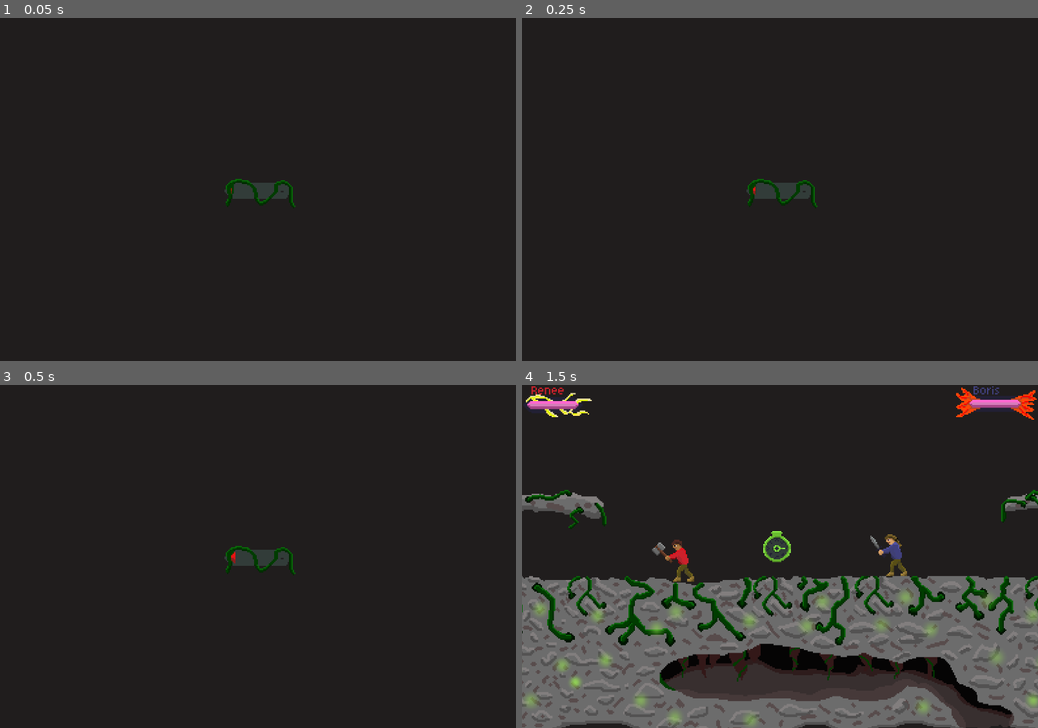
Above: before the commit, frames 1-4 (two rows, left to right).
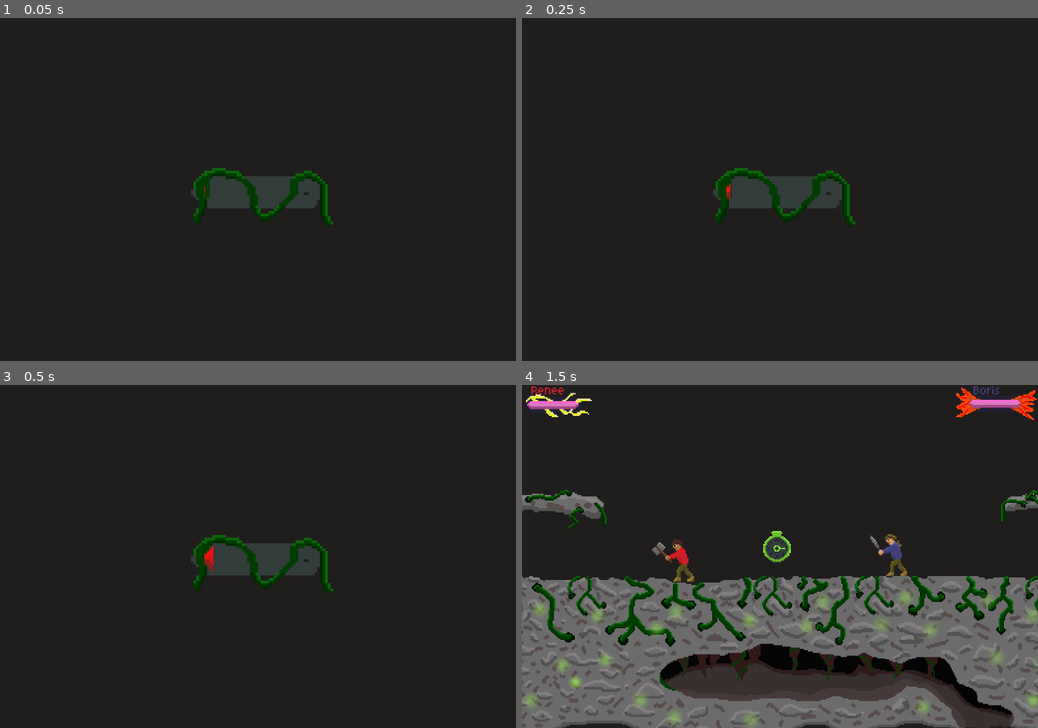
Above: after the commit, the same moments.

Repository: Justiniscoding/HavenHamilton
Game: Godot game, scene res://Scenes/Countdown.tscn
Same seed, same stepped clock (60 frames per second), same inputs: the game is played once before the commit and once after it. This scene is started directly instead of the project's main scene. Sound files missing from this copy of the repository are replaced by a short silence.
Inputs:
- Up to frame 1 (0.05 s): no input
- Up to frame 2 (0.25 s): no input
- Up to frame 3 (0.5 s): no input
- Up to frame 4 (1.5 s): tap Enter (Set1) at 0.5, 0.6, 1.35 s

The runs differ from the first frame. In frame 1, 2.4% of the frame differs, in the area x 37-65%, y 43-61%; in frame 2, 2.4%; in frame 3, 2.4%; in frame 4, nothing differs.
Error in both runs: Cannot call method 'connect' on a null value. (res://Scripts/game.gd:10)

Commit message:
fixed camera

Diff:
--- a/Scenes/BorrisWins.tscn
+++ b/Scenes/BorrisWins.tscn
@@ -72,3 +72,4 @@
 frame_progress = 1.0
 
 [node name="Camera2D" type="Camera2D" parent="." unique_id=1666576540]
+zoom = Vector2(1.2, 1.2)
--- a/Scenes/Countdown.tscn
+++ b/Scenes/Countdown.tscn
@@ -22,3 +22,4 @@
 texture_progress_offset = Vector2(12, 11)
 
 [node name="Camera2D" type="Camera2D" parent="." unique_id=8338288]
+zoom = Vector2(2, 2)
--- a/Scenes/ReneeWins.tscn
+++ b/Scenes/ReneeWins.tscn
@@ -64,6 +64,7 @@
 
 [node name="Camera2D" type="Camera2D" parent="." unique_id=480088947]
 scale = Vector2(0.75, 0.75)
+zoom = Vector2(1.2, 1.2)
 
 [node name="AnimatedSprite2D2" type="AnimatedSprite2D" parent="." unique_id=1704843996]
 sprite_frames = SubResource("SpriteFrames_8vehc")
--- a/project.godot
+++ b/project.godot
@@ -17,7 +17,7 @@
 
 [autoload]
 
-Global="*uid://cxb2y733j5l27"
+Global="*uid://c57q6s1rn6x5h"
 
 [display]
 
@@ -70,6 +70,11 @@
 "events": [Object(InputEventKey,"resource_local_to_scene":false,"resource_name":"","device":-1,"window_id":0,"alt_press …(192 unchanged characters)…
 ]
 }
+Set1={
+"deadzone": 0.2,
+"events": [Object(InputEventKey,"resource_local_to_scene":false,"resource_name":"","device":16,"window_id":0,"alt_pressed":false,"shift_pressed":false,"ctrl_pressed":false,"meta_pressed":false,"pressed":false,"keycode":0,"physical_keycode":4194309,"key_label":0,"unicode":0,"location":0,"echo":false,"script":null)
+]
+}
 short1={
 "deadzone": 0.2,
 "events": [Object(InputEventKey,"resource_local_to_scene":false,"resource_name":"","device":-1,"window_id":0,"alt_press …(195 unchanged characters)…
@@ -99,11 +104,6 @@
 "events": [Object(InputEventKey,"resource_local_to_scene":false,"resource_name":"","device":-1,"window_id":0,"alt_press …(192 unchanged characters)…
 ]
 }
-Set1={
-"deadzone": 0.2,
-"events": [Object(InputEventKey,"resource_local_to_scene":false,"resource_name":"","device":16,"window_id":0,"alt_pressed":false,"shift_pressed":false,"ctrl_pressed":false,"meta_pressed":false,"pressed":false,"keycode":0,"physical_keycode":4194309,"key_label":0,"unicode":0,"location":0,"echo":false,"script":null)
-]
-}
 
 [physics]
 
Not shown: 1 places in Scenes/game.tscn that only renumber resources
